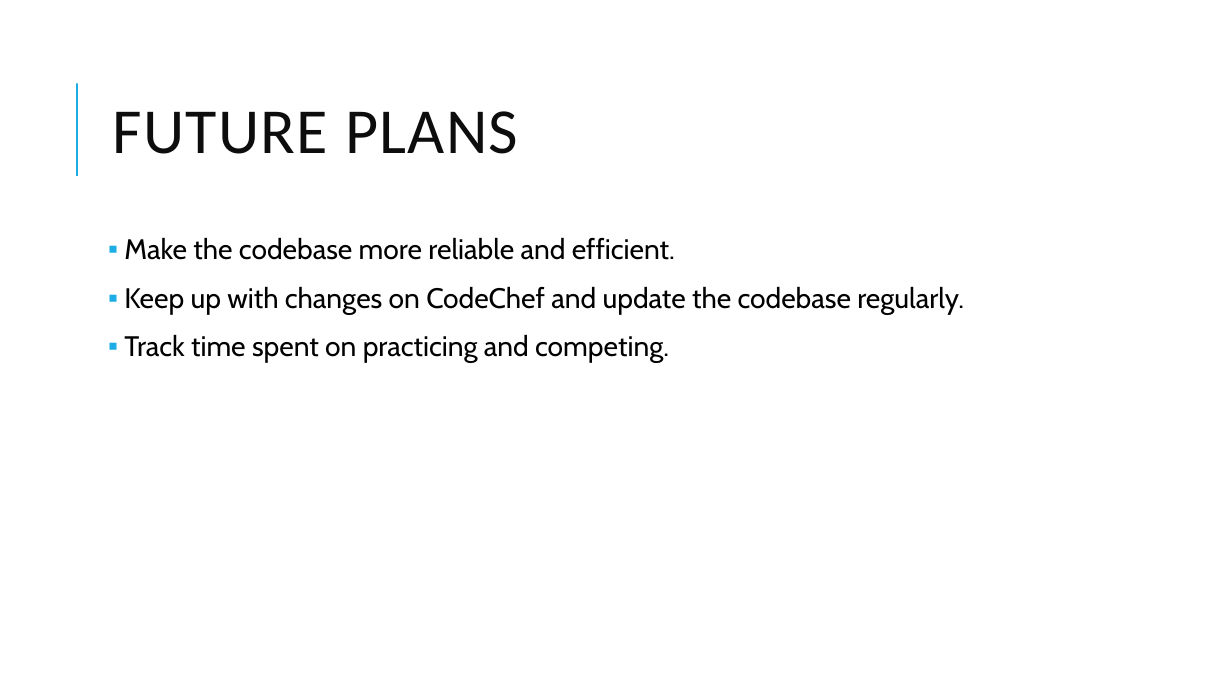
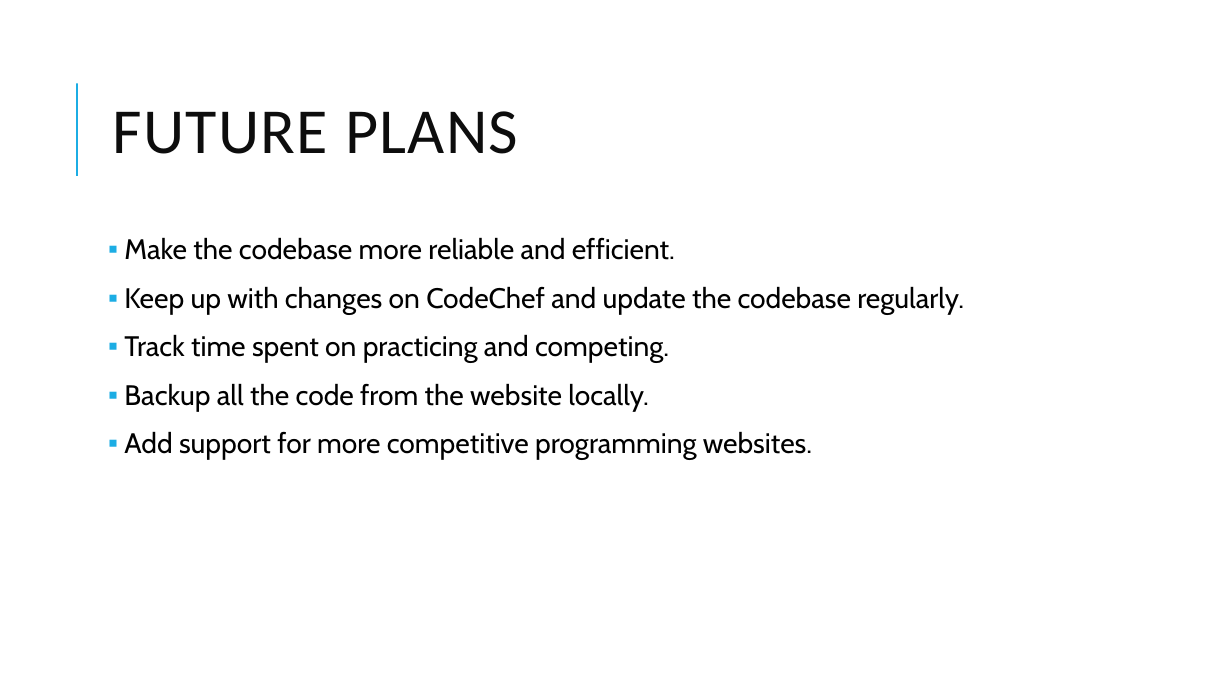
Before and after one commit to IshaanG/CodeChef-Buddy, a slide deck: slide 7 of Codechef buddy1.odp (slide 12 before the commit). Drawn at 1232x693 pixels with LibreOffice and Linux fonts; fonts in the diff are those of the drawing. Boxes give left, top, right and bottom in pixels: in the first picture for what was removed or moved away, otherwise in the second. Text is boxed around its words. In the diff, an @@ line names an element or a change of style, - is before the commit and + after.

```diff
--- a/Codechef buddy1.odp
+++ b/Codechef buddy1.odp
@@ text at [124,383,812,460]: paragraphs added @@
+▪ Backup all the code from the website locally.
+▪ Add support for more competitive programming websites.
```
Also in this commit, not shown: 7 other slides changed, 5 slides removed, 1 other file.
